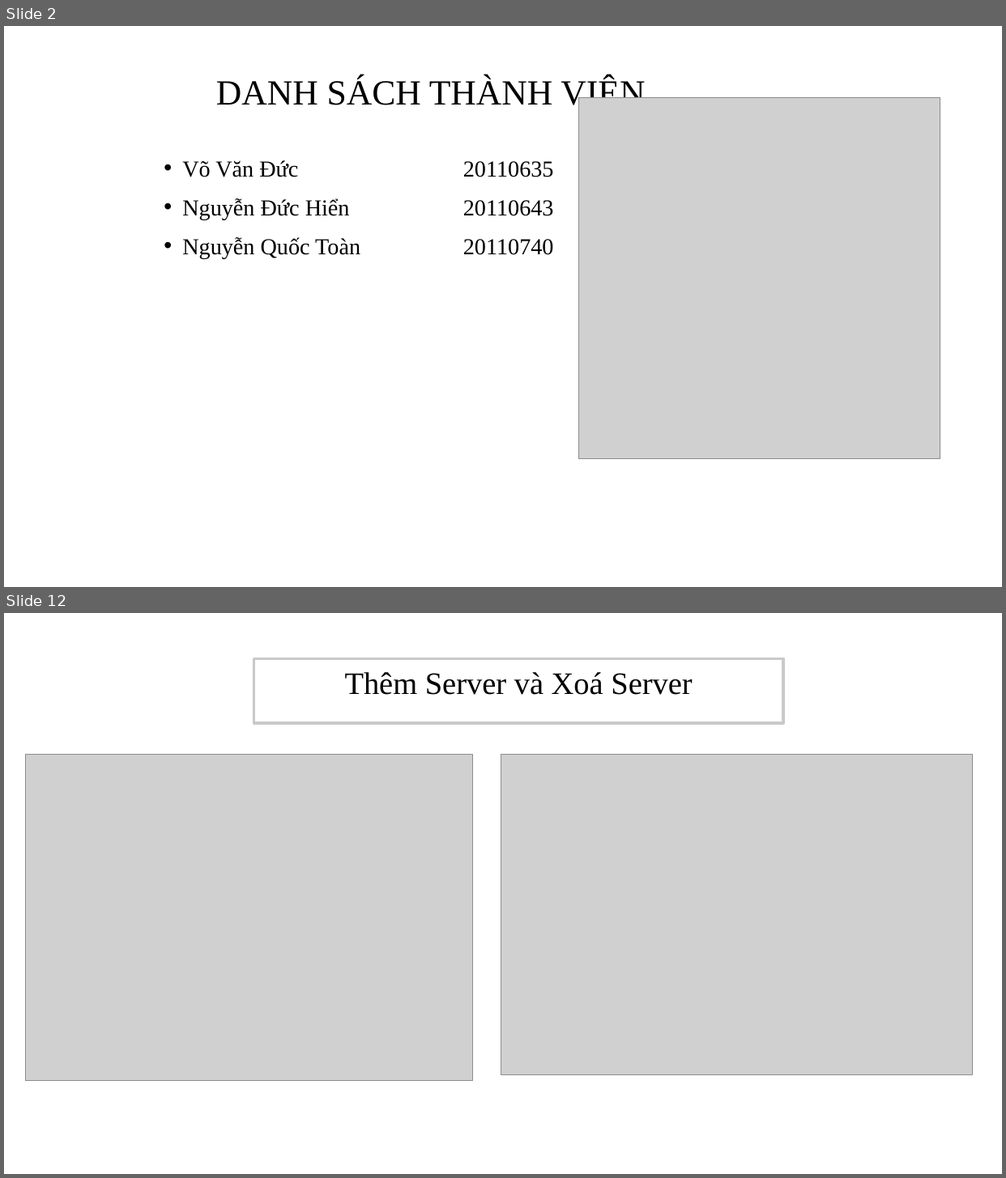
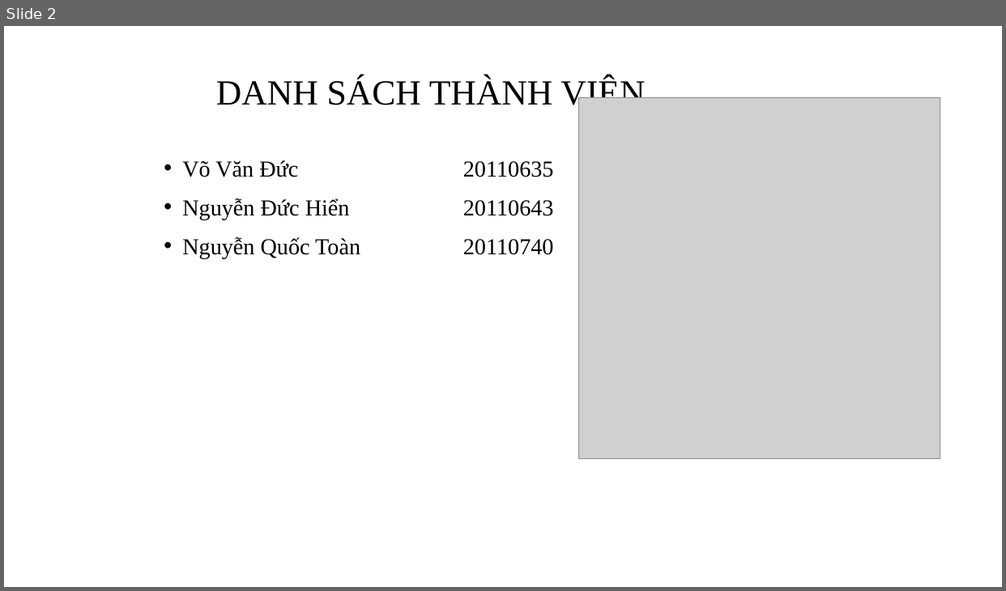
Before and after one commit to DucHienIT/ProjectCloudComputing-RemoteDockerController, a slide deck: Nhom2_thuyetTrinhVideoNhomTruoc.pptx. Shown one above the other, each under a label of ours: slides 2 and 12 before the commit, slide 2 after it; the slides between them are not shown. The pictures are 1006x1178 and 1006x591 pixels, drawn with LibreOffice and Linux fonts; fonts in the diff are those of the drawing; grey boxes stand for pictures; background and template pictures are left out. Boxes give left, top, right and bottom in pixels: in the first picture for what was removed or moved away, otherwise in the second. Text is boxed around its words. In the diff, an @@ line names an element or a change of style, - is before the commit and + after.

```diff
--- a/Nhom2_thuyetTrinhVideoNhomTruoc.pptx
+++ b/Nhom2_thuyetTrinhVideoNhomTruoc.pptx
@@ slide 12 removed at (4,613,1002,1174), background picture (left out) @@
@@ text removed at (254,658,783,723) @@
-Thêm Server và Xoá Server
@@ picture removed at (25,755,473,1081) @@
@@ picture removed at (501,755,974,1075) @@
```
Also in this commit, not shown: 11 slides added, 9 other slides removed.
